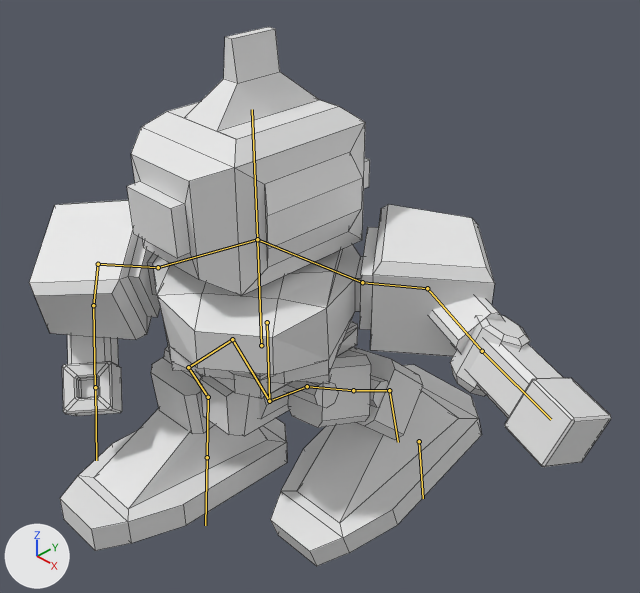
The Blender file Res/Robot.blend: old version first, new version second.
Rendered twice from a 50 mm camera at (7.56, -6.93, 9.24) aimed at (0.8, -0.39, 3.64). Lighting does not change. The marker at lower left points along +X, +Y and +Z. Both versions are drawn at frame 300 of the action 'GroundSlash_1'; the numbers are the values there. The bones that bend it are drawn over the model as lines. Mesh edges are drawn as thin lines.

Names of what the first picture shows: 'Robot'.
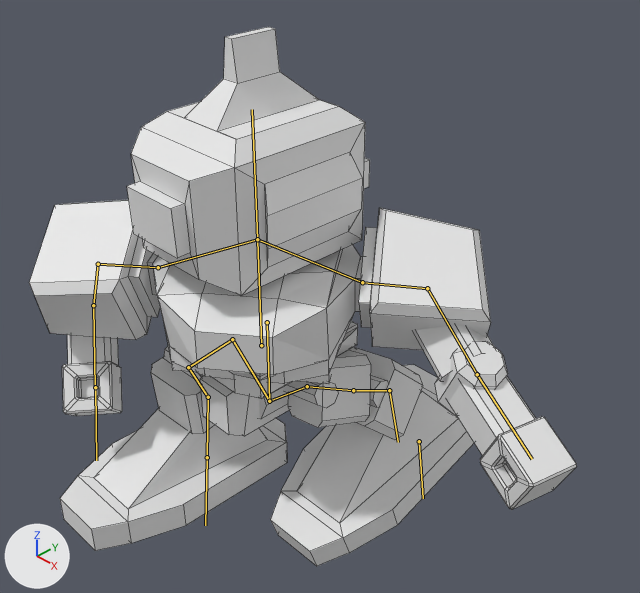
Location of each change, (x1, y1, x2, y2) in pixels of the pictures (640 x 593 px):
'Robot', posed
    before: (29, 27, 611, 566)
    after: (29, 27, 577, 566)

What the commit changed:
Bone 'DownArm_IK.L' (bone_downarm_ik_l) moves from (-6.01, -0.59, 1.62) to (-3.23, 0.39, 0.23).
Bone 'DownArm_IK.L' (bone_downarm_ik_l) turns from (-12, 171, 77) to (10, 14, 65) degrees about its own x, y and z.
